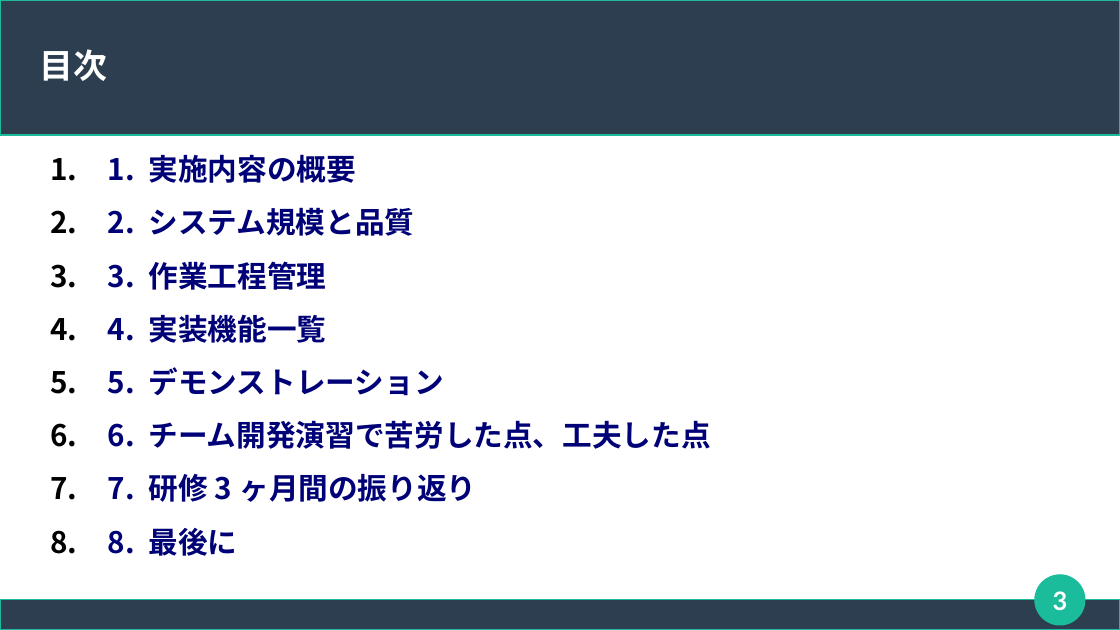
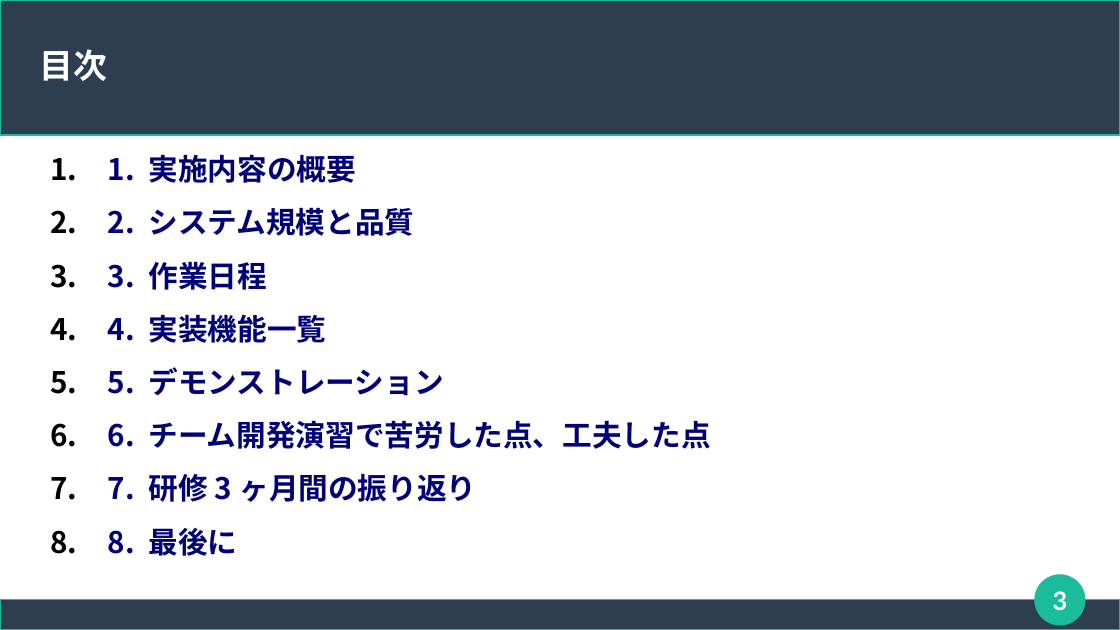
Before and after one commit to connk95/Shared-Shop, a slide deck: slide 3 of TeamUzawa_Sharing_ProjectFile/発表用スライド_チーム鵜澤.odp. Drawn at 1120x630 pixels with LibreOffice and Linux fonts; fonts in the diff are those of the drawing. Boxes give left, top, right and bottom in pixels: in the first picture for what was removed or moved away, otherwise in the second. Text is boxed around its words. In the diff, an @@ line names an element or a change of style, - is before the commit and + after.

```diff
--- a/TeamUzawa_Sharing_ProjectFile/発表用スライド_チーム鵜澤.odp
+++ b/TeamUzawa_Sharing_ProjectFile/発表用スライド_チーム鵜澤.odp
@@ text at [50,261,268,290]: text changed @@
-3. 3. 作業工程管理
+3. 3. 作業日程
```
Also in this commit, not shown: 2 other slides changed.
